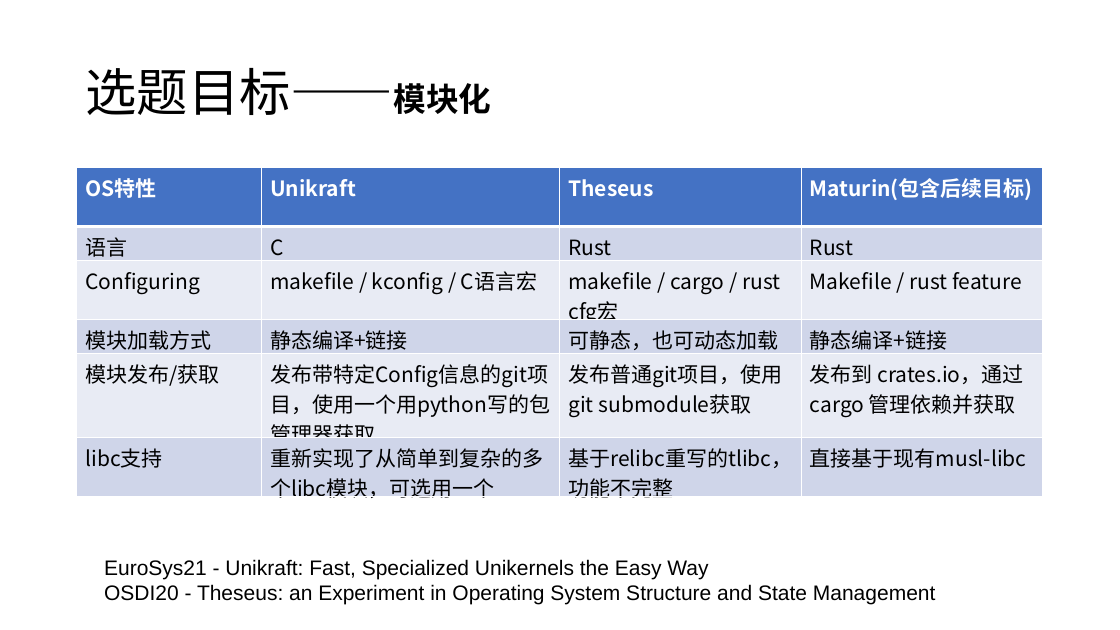
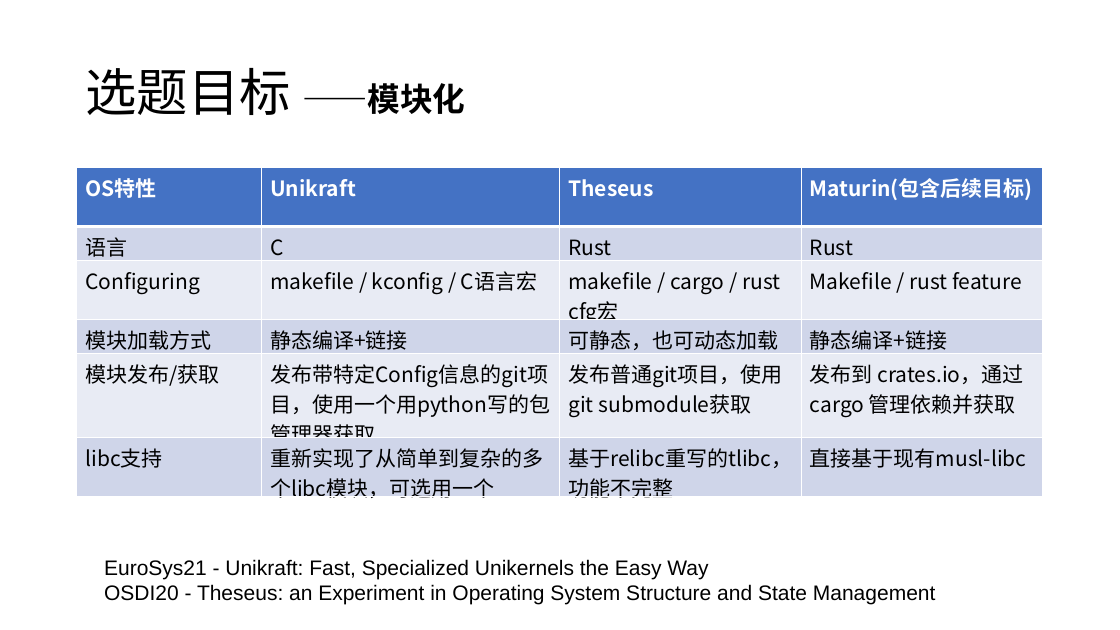
Before and after one commit to scPointer/maturin, a slide deck: slide 9 of repo/20230105.pptx. Drawn at 1120x630 pixels with LibreOffice and Linux fonts; fonts in the diff are those of the drawing. Boxes give left, top, right and bottom in pixels: in the first picture for what was removed or moved away, otherwise in the second. Text is boxed around its words. In the diff, an @@ line names an element or a change of style, - is before the commit and + after.

```diff
--- a/repo/20230105.pptx
+++ b/repo/20230105.pptx
@@ title at (85,68,465,115): text changed; size 44 to 28 pt; bold on @@
-选题目标——模块化
+选题目标 ——模块化
```
Also in this commit, not shown: 11 other slides changed, 1 slide added, 1 other file.
